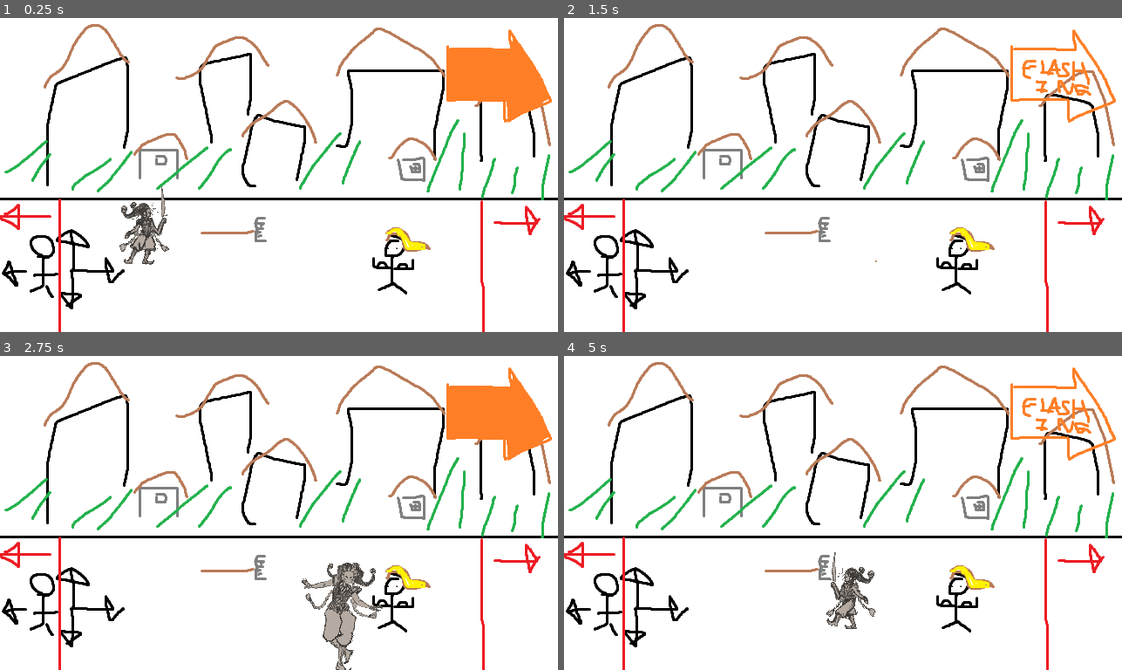
Above: before the commit, frames 1-4 (two rows, left to right).
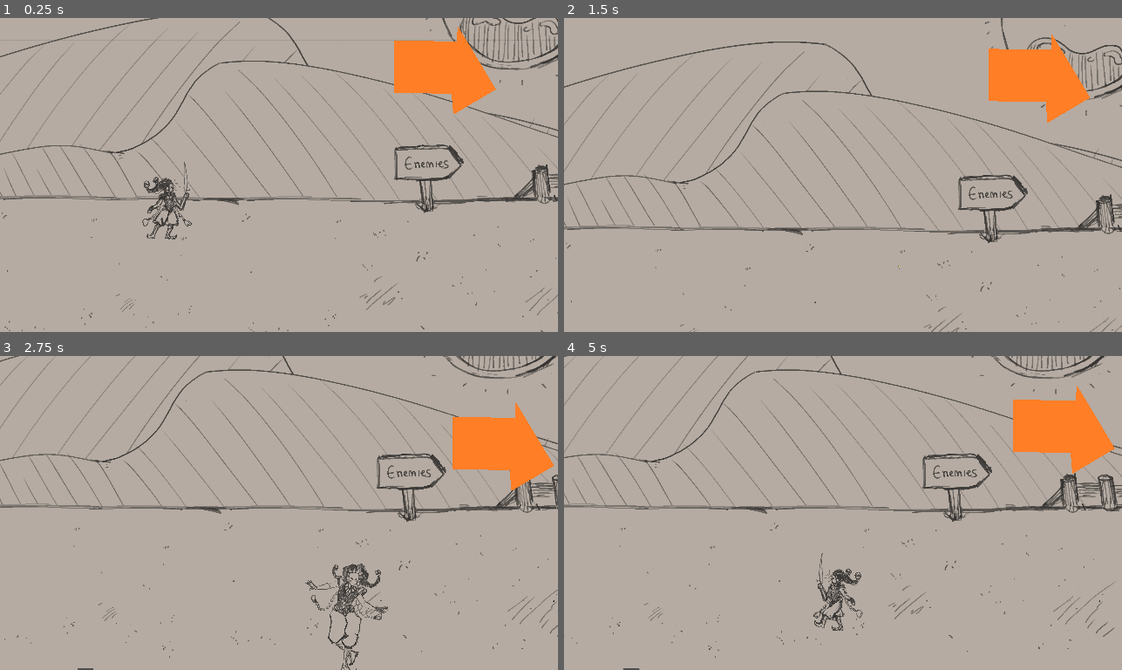
Above: after the commit, the same moments.

Repository: danielday-dev/UOP-GGJ-2024
Game: Godot game, scene res://Scenes/Stage1.tscn
Same seed, same stepped clock (60 frames per second), same inputs: the game is played once before the commit and once after it.
Inputs:
- Up to frame 1 (0.25 s): no input
- Up to frame 2 (1.5 s): hold D (move_right) 0.53-1.28 s; hold U (attack1) 0.53-1.28 s; hold S (move_down) from 1.28 s (still down); tap I (attack2) at 1.35 s
- Up to frame 3 (2.75 s): release S (move_down) at 2.03 s; hold D (move_right) from 2.03 s (still down); hold K (beans) from 2.03 s (still down)
- Up to frame 4 (5 s): release D (move_right) at 2.78 s; release K (beans) at 2.78 s; hold W (move_up) 2.78-3.53 s; tap J (dodge) at 2.85 s; hold U (attack1) 3.53-4.28 s; hold A (move_left) from 3.53 s (still down); tap I (attack2) at 4.35 s

The runs differ from the first frame. In frame 1, 99% of the frame differs, in the area x 0-100%, y 0-100%; in frame 2, 99%; in frame 3, 98%; in frame 4, 99%.

Commit message:
Stage update.

Diff:
--- a/Prefabs/Player.tscn
+++ b/Prefabs/Player.tscn
@@ -69,6 +69,7 @@
 script = ExtResource("1_5tybj")
 
 [node name="Sprite" type="AnimatedSprite2D" parent="."]
+y_sort_enabled = true
 texture_filter = 1
 position = Vector2(59, -42)
 scale = Vector2(0.25, 0.25)
--- a/Scenes/Stage1.tscn
+++ b/Scenes/Stage1.tscn
@@ -1,44 +1,261 @@
-[gd_scene load_steps=10 format=3 uid="uid://dinv8peksev2j"]
+[gd_scene load_steps=30 format=3 uid="uid://dinv8peksev2j"]
 
 [ext_resource type="PackedScene" uid="uid://w0vu14krjed8" path="res://Prefabs/Player.tscn" id="1_qlw6n"]
 [ext_resource type="Script" path="res://Source/Stage1.gd" id="1_rrbid"]
+[ext_resource type="Texture2D" uid="uid://rgy75j2ulikp" path="res://Resources/Stage/Stage1.png" id="3_cet44"]
 [ext_resource type="Script" path="res://Source/Camera.gd" id="3_lx5w6"]
-[ext_resource type="Texture2D" uid="uid://670hufup76d2" path="res://Resources/Streetgame game screen.png" id="3_phe7c"]
+[ext_resource type="Texture2D" uid="uid://bnycr4leybth6" path="res://Resources/Stage/StageBackground.png" id="3_xynd4"]
+[ext_resource type="Script" path="res://Source/Parallax.gd" id="4_5f4e1"]
 [ext_resource type="PackedScene" uid="uid://ookmlec53d3y" path="res://Prefabs/Slime.tscn" id="5_6vdjg"]
+[ext_resource type="Texture2D" uid="uid://bax34fwxtdlmh" path="res://Resources/Stage/StageBackgroundLower.png" id="5_gcknl"]
 [ext_resource type="PackedScene" uid="uid://8h7fobbv051y" path="res://Prefabs/WaveBoundary.tscn" id="5_uywg0"]
+[ext_resource type="Texture2D" uid="uid://cjtb8udiam2s8" path="res://Resources/Stage/Stage2.png" id="6_1f00w"]
+[ext_resource type="Texture2D" uid="uid://0foibss0ict5" path="res://Resources/Stage/Stage3.png" id="7_0p6cj"]
+[ext_resource type="Texture2D" uid="uid://d15lpgvf0jh4i" path="res://Resources/Stage/Stage4.png" id="8_g0il6"]
+[ext_resource type="Texture2D" uid="uid://cqnun2g1phpk3" path="res://Resources/Stage/Stage5Bottom.png" id="9_kwy48"]
+[ext_resource type="Texture2D" uid="uid://csp3txgtghwrj" path="res://Resources/Stage/Stage5Top.png" id="10_m8pxg"]
 
 [sub_resource type="WorldBoundaryShape2D" id="WorldBoundaryShape2D_1p385"]
 distance = -0.999969
 
-[sub_resource type="RectangleShape2D" id="RectangleShape2D_hww6s"]
-size = Vector2(68, 150)
-
-[sub_resource type="RectangleShape2D" id="RectangleShape2D_81e8r"]
-size = Vector2(68, 150)
+[sub_resource type="RectangleShape2D" id="RectangleShape2D_61v6l"]
+size = Vector2(60, 60)
+
+[sub_resource type="RectangleShape2D" id="RectangleShape2D_24e2a"]
+size = Vector2(195.25, 94.25)
+
+[sub_resource type="RectangleShape2D" id="RectangleShape2D_6j4x3"]
+size = Vector2(20, 108)
+
+[sub_resource type="CircleShape2D" id="CircleShape2D_f4i3h"]
+
+[sub_resource type="SegmentShape2D" id="SegmentShape2D_y7vdl"]
+a = Vector2(2, -4)
+b = Vector2(-15, 117)
+
+[sub_resource type="SegmentShape2D" id="SegmentShape2D_eoovj"]
+a = Vector2(13, 76)
+b = Vector2(-11, -44)
+
+[sub_resource type="RectangleShape2D" id="RectangleShape2D_v0w25"]
+size = Vector2(214, 95)
+
+[sub_resource type="SegmentShape2D" id="SegmentShape2D_2yubx"]
+a = Vector2(-136, -113)
+b = Vector2(0, 7)
+
+[sub_resource type="SegmentShape2D" id="SegmentShape2D_2hvw6"]
+a = Vector2(149, -132)
+b = Vector2(60, -41)
+
+[sub_resource type="SegmentShape2D" id="SegmentShape2D_b8vdy"]
+a = Vector2(-55.75, 7.9375)
+b = Vector2(0.25, 32.9375)
+
+[sub_resource type="SegmentShape2D" id="SegmentShape2D_dif1s"]
+a = Vector2(-554, -121)
+b = Vector2(-618, -202)
+
+[sub_resource type="SegmentShape2D" id="SegmentShape2D_cx4qc"]
+a = Vector2(-636, -96)
+b = Vector2(-618, -202)
+
+[sub_resource type="SegmentShape2D" id="SegmentShape2D_g8ehi"]
+a = Vector2(-446, -301)
+b = Vector2(-618, -202)
+
+[sub_resource type="SegmentShape2D" id="SegmentShape2D_cok71"]
+a = Vector2(-555, -257)
+b = Vector2(-333, -294)
 
 [node name="Main" type="Node2D"]
 script = ExtResource("1_rrbid")
 
 [node name="Player" parent="." instance=ExtResource("1_qlw6n")]
-position = Vector2(-162, 102)
+position = Vector2(184, 288)
+floor_max_angle = 1.45211
 
 [node name="Environment" type="StaticBody2D" parent="."]
 
-[node name="Background" type="Sprite2D" parent="Environment"]
-z_index = -1
-texture = ExtResource("3_phe7c")
-
-[node name="Boundary" type="CollisionShape2D" parent="Environment"]
-position = Vector2(0, 24)
+[node name="Upper Boundary" type="CollisionShape2D" parent="Environment"]
+position = Vector2(257, 245)
 rotation = 3.14159
 shape = SubResource("WorldBoundaryShape2D_1p385")
 
-[node name="Boundary2" type="CollisionShape2D" parent="Environment"]
-position = Vector2(1.19209e-07, 178)
+[node name="Lower Boundary" type="CollisionShape2D" parent="Environment"]
+position = Vector2(256, 427.7)
 shape = SubResource("WorldBoundaryShape2D_1p385")
 
-[node name="Camera" type="Camera2D" parent="."]
+[node name="Background" type="Sprite2D" parent="Environment" node_paths=PackedStringArray("followTarget")]
+z_index = -2
+texture_repeat = 2
+position = Vector2(-767, 0)
+scale = Vector2(0.4, 0.4)
+texture = ExtResource("3_xynd4")
+centered = false
+region_enabled = true
+region_rect = Rect2(0, 0, 10000, 696)
+script = ExtResource("4_5f4e1")
+followTarget = NodePath("../../Camera")
+followRate = 0.15
+
+[node name="BackgroundLower" type="Sprite2D" parent="Environment" node_paths=PackedStringArray("followTarget")]
+z_index = -2
+texture_repeat = 2
+position = Vector2(-1130, 60)
+scale = Vector2(0.35, 0.35)
+texture = ExtResource("5_gcknl")
+centered = false
+region_enabled = true
+region_rect = Rect2(0, 0, 10000, 696)
+script = ExtResource("4_5f4e1")
+followTarget = NodePath("../../Camera")
+followRate = 0.2
+
+[node name="Stage1" type="Node2D" parent="Environment"]
+
+[node name="Sprite" type="Sprite2D" parent="Environment/Stage1"]
+z_index = -1
+scale = Vector2(0.35, 0.35)
+texture = ExtResource("3_cet44")
+centered = false
+
+[node name="Colliders" type="StaticBody2D" parent="Environment/Stage1"]
+
+[node name="Sign" type="CollisionShape2D" parent="Environment/Stage1/Colliders"]
+position = Vector2(488, 220)
+rotation = 0.785398
+shape = SubResource("RectangleShape2D_61v6l")
+
+[node name="Tree" type="CollisionShape2D" parent="Environment/Stage1/Colliders"]
+position = Vector2(764, 238)
+rotation = 0.785398
+scale = Vector2(1, 1)
+shape = SubResource("RectangleShape2D_61v6l")
+
+[node name="Stage2" type="Node2D" parent="Environment"]
+position = Vector2(762, 0)
+
+[node name="Sprite" type="Sprite2D" parent="Environment/Stage2"]
+z_index = -1
+scale = Vector2(0.35, 0.35)
+texture = ExtResource("6_1f00w")
+centered = false
+
+[node name="Colliders" type="StaticBody2D" parent="Environment/Stage2"]
+
+[node name="TentThing" type="CollisionShape2D" parent="Environment/Stage2/Colliders"]
+position = Vector2(359.375, 224.875)
+shape = SubResource("RectangleShape2D_24e2a")
+
+[node name="FenceTop" type="CollisionShape2D" parent="Environment/Stage2/Colliders"]
+position = Vector2(445, 248)
+shape = SubResource("RectangleShape2D_6j4x3")
+
+[node name="FenceTopCap" type="CollisionShape2D" parent="Environment/Stage2/Colliders"]
+position = Vector2(445, 302)
+shape = SubResource("CircleShape2D_f4i3h")
+
+[node name="FenceBottomCap" type="CollisionShape2D" parent="Environment/Stage2/Colliders"]
+position = Vector2(449, 369)
+shape = SubResource("CircleShape2D_f4i3h")
+
+[node name="FenceBottomSegment" type="CollisionShape2D" parent="Environment/Stage2/Colliders"]
+position = Vector2(437, 373)
+shape = SubResource("SegmentShape2D_y7vdl")
+
+[node name="FenceBottomSegment2" type="CollisionShape2D" parent="Environment/Stage2/Colliders"]
+position = Vector2(470, 413)
+shape = SubResource("SegmentShape2D_eoovj")
+
+[node name="Stage3" type="Node2D" parent="Environment"]
+position = Vector2(1215.9, 0)
+
+[node name="Sprite" type="Sprite2D" parent="Environment/Stage3"]
+z_index = -1
+scale = Vector2(0.35, 0.35)
+texture = ExtResource("7_0p6cj")
+centered = false
+
+[node name="Colliders" type="StaticBody2D" parent="Environment/Stage3"]
+
+[node name="Sign" type="CollisionShape2D" parent="Environment/Stage3/Colliders"]
+position = Vector2(117.1, 224)
+rotation = 0.785398
+scale = Vector2(1, 1)
+shape = SubResource("RectangleShape2D_61v6l")
+
+[node name="StageCenter" type="CollisionShape2D" parent="Environment/Stage3/Colliders"]
+position = Vector2(416.1, 249.5)
+shape = SubResource("RectangleShape2D_v0w25")
+
+[node name="StageLeft" type="CollisionShape2D" parent="Environment/Stage3/Colliders"]
+position = Vector2(309.1, 290)
+shape = SubResource("SegmentShape2D_2yubx")
+
+[node name="StageRight" type="CollisionShape2D" parent="Environment/Stage3/Colliders"]
+position = Vector2(463.1, 338)
+shape = SubResource("SegmentShape2D_2hvw6")
+
+[node name="Stage4" type="Node2D" parent="Environment"]
+position = Vector2(1631, 0)
+
+[node name="Sprite" type="Sprite2D" parent="Environment/Stage4"]
+z_index = -1
+scale = Vector2(0.35, 0.35)
+texture = ExtResource("8_g0il6")
+centered = false
+
+[node name="Colliders" type="StaticBody2D" parent="Environment/Stage4"]
+
+[node name="Corner" type="CollisionShape2D" parent="Environment/Stage4/Colliders"]
+position = Vector2(585.75, 216.063)
+shape = SubResource("SegmentShape2D_b8vdy")
+
+[node name="Stage5" type="Node2D" parent="Environment"]
+position = Vector2(2247.6, 0)
+
+[node name="Sprite" type="Sprite2D" parent="Environment/Stage5"]
+z_index = -1
+scale = Vector2(0.35, 0.35)
+texture = ExtResource("9_kwy48")
+centered = false
+
+[node name="SpriteTop" type="Sprite2D" parent="Environment/Stage5"]
+z_index = 999
+scale = Vector2(0.35, 0.35)
+texture = ExtResource("10_m8pxg")
+centered = false
+
+[node name="Colliders" type="StaticBody2D" parent="Environment/Stage5"]
+
+[node name="Wall1" type="CollisionShape2D" parent="Environment/Stage5/Colliders"]
+position = Vector2(562.4, 425)
+shape = SubResource("SegmentShape2D_dif1s")
+
+[node name="Wall2" type="CollisionShape2D" parent="Environment/Stage5/Colliders"]
+position = Vector2(676.4, 568)
+shape = SubResource("SegmentShape2D_cx4qc")
+
+[node name="Wall3" type="CollisionShape2D" parent="Environment/Stage5/Colliders"]
+position = Vector2(676.4, 568)
+shape = SubResource("SegmentShape2D_g8ehi")
+
+[node name="Wall4" type="CollisionShape2D" parent="Environment/Stage5/Colliders"]
+position = Vector2(563.4, 561)
+shape = SubResource("SegmentShape2D_cok71")
+
+[node name="Camera" type="Camera2D" parent="." node_paths=PackedStringArray("followTarget")]
+position = Vector2(322, 239)
+limit_left = 0
+limit_top = 0
+limit_bottom = 428
+position_smoothing_enabled = true
+position_smoothing_speed = 10.0
 script = ExtResource("3_lx5w6")
+followTarget = NodePath("../Player")
+followOffset = Vector2(0, -120)
+followStrength = 2.5
 
 [node name="GIANTORANGEARROW" type="Polygon2D" parent="Camera"]
 position = Vector2(262, -60)
@@ -48,36 +265,23 @@
 [node name="ArrowTimer" type="Timer" parent="Camera/GIANTORANGEARROW"]
 autostart = true
 
-[node name="RightBorder" type="Area2D" parent="Camera"]
+[node name="Bounds" type="Area2D" parent="Camera"]
 position = Vector2(-572, 209)
 collision_layer = 8388608
 collision_mask = 8388608
 
-[node name="CollisionShape2D" type="CollisionShape2D" parent="Camera/RightBorder"]
-position = Vector2(858, -104)
-shape = SubResource("RectangleShape2D_hww6s")
-
-[node name="Boundary4" type="CollisionShape2D" parent="Camera/RightBorder"]
+[node name="LeftBoundary" type="CollisionShape2D" parent="Camera/Bounds"]
+position = Vector2(250, -109)
+rotation = 1.5708
+shape = SubResource("WorldBoundaryShape2D_1p385")
+
+[node name="RightBoundary" type="CollisionShape2D" parent="Camera/Bounds"]
 position = Vector2(892, -96)
 rotation = -1.5708
 shape = SubResource("WorldBoundaryShape2D_1p385")
 
-[node name="LeftBorder" type="Area2D" parent="Camera"]
-position = Vector2(-286, 104.5)
-collision_layer = 8388608
-collision_mask = 8388608
-
-[node name="CollisionShape2D" type="CollisionShape2D" parent="Camera/LeftBorder"]
-position = Vector2(1, 0.5)
-shape = SubResource("RectangleShape2D_81e8r")
-
-[node name="Boundary3" type="CollisionShape2D" parent="Camera/LeftBorder"]
-position = Vector2(-36, -4.5)
-rotation = 1.5708
-shape = SubResource("WorldBoundaryShape2D_1p385")
-
 [node name="WaveBoundary" parent="." instance=ExtResource("5_uywg0")]
-position = Vector2(-14, 6)
+position = Vector2(332, 548)
 
 [node name="Node2D" type="Node2D" parent="WaveBoundary"]
 
@@ -100,7 +304,5 @@
 collision_layer = 0
 
 [connection signal="timeout" from="Camera/GIANTORANGEARROW/ArrowTimer" to="Camera" method="_on_arrow_timer_timeout"]
-[connection signal="body_entered" from="Camera/RightBorder" to="Camera" method="_on_right_border_body_entered"]
-[connection signal="body_exited" from="Camera/RightBorder" to="Camera" method="_on_right_border_body_exited"]
-[connection signal="body_entered" from="Camera/LeftBorder" to="Camera" method="_on_left_border_body_entered"]
-[connection signal="body_exited" from="Camera/LeftBorder" to="Camera" method="_on_left_border_body_exited"]
+[connection signal="body_entered" from="Camera/Bounds" to="Camera" method="_on_right_border_body_entered"]
+[connection signal="body_exited" from="Camera/Bounds" to="Camera" method="_on_right_border_body_exited"]
--- a/Source/Camera.gd
+++ b/Source/Camera.gd
@@ -1,29 +1,9 @@
 extends Camera2D
 
-@export var camera_speed: int = 300
-var camera_direction: int = 0;
-var camera_locked: bool = false;
+@export var followTarget : Node2D;
+@export var followOffset : Vector2 = Vector2.ZERO;
+@export_range(0.01, 10) var followStrength : float = 1;
 
-# Called when the node enters the scene tree for the first time.
-func _ready():
-	pass # Replace with function body.
-
-
-# Called every frame. 'delta' is the elapsed time since the previous frame.
-func _process(delta):
-	if !camera_locked:
-		position.x += camera_direction * camera_speed * delta
-
-func _on_right_border_body_entered(body):
-	camera_direction += 1
-func _on_right_border_body_exited(body):
-	camera_direction -= 1
-func _on_left_border_body_entered(body):
-	camera_direction -= 1
-func _on_left_border_body_exited(body):
-	camera_direction += 1
-func _on_arrow_timer_timeout():
-	if !camera_locked and $GIANTORANGEARROW.is_visible():
-		$GIANTORANGEARROW.hide()
-	else:
-		$GIANTORANGEARROW.show()
+func _physics_process(delta):
+	if (followTarget):
+		position = lerp(position, followTarget.position + followOffset, followStrength * delta);
--- /dev/null
+++ b/Source/Parallax.gd
@@ -0,0 +1,19 @@
+extends Sprite2D
+
+@export var followTarget : Camera2D;
+@export_range(0, 1) var followRate : float = 1;
+
+var followOffset : float = 0;
+
+func _ready():
+	followOffset = position.x;
+
+func _process(delta):
+	if (followTarget):
+		# Get clamped pos.
+		var t = followTarget.position;
+		var x = followTarget.zoom.x * (640 / 2);
+		t.x = clamp(t.x, followTarget.limit_left + x, followTarget.limit_right - x);
+
+		# Move to pos.
+		position.x = (t.x * followRate) + followOffset
Binary file added: Resources/Cutscene/ThroneroomJester.png
Not shown, added: Resources/Cutscene/ThroneroomJester.png.import
Binary file added: Resources/Cutscene/ThroneroomKnight.png
Not shown, added: Resources/Cutscene/ThroneroomKnight.png.import
Binary file added: Resources/Stage/Stage1.png
Not shown, added: Resources/Stage/Stage1.png.import
Binary file added: Resources/Stage/Stage2.png
Not shown, added: Resources/Stage/Stage2.png.import
Binary file added: Resources/Stage/Stage3.png
Not shown, added: Resources/Stage/Stage3.png.import
Binary file added: Resources/Stage/Stage4.png
Not shown, added: Resources/Stage/Stage4.png.import
(and 8 more such lines)
